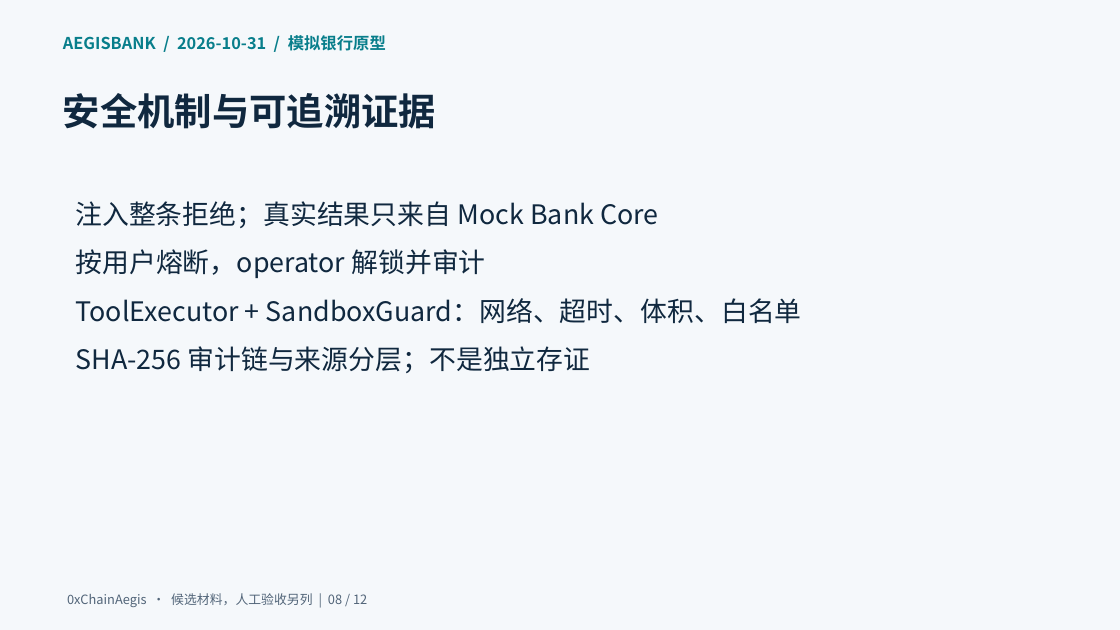
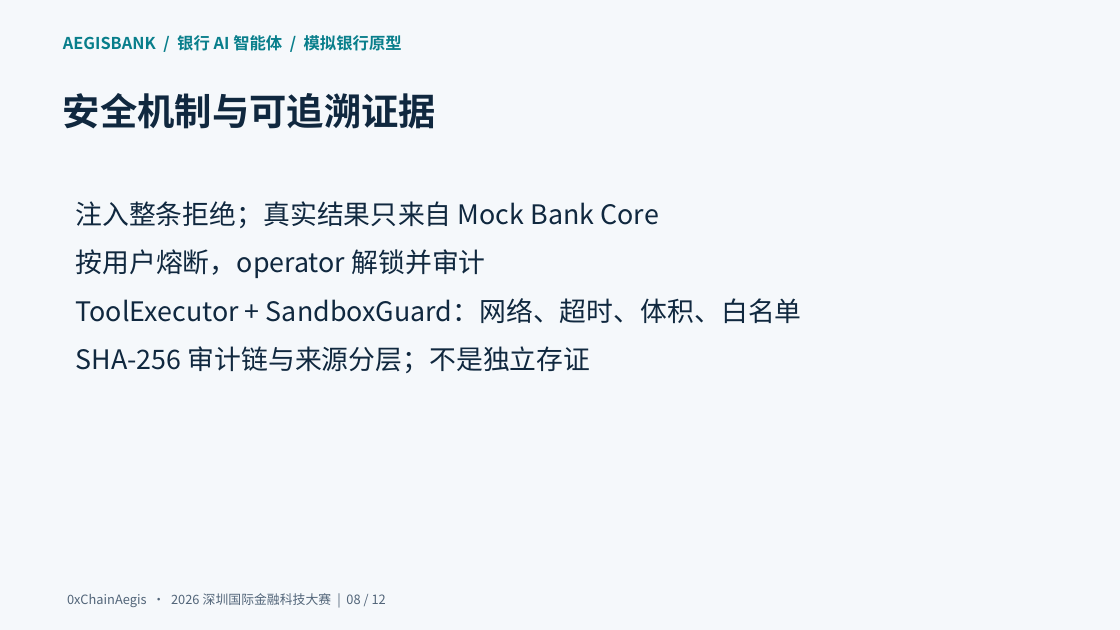
Before and after one commit to 0xChainAegis/aegisbank, a slide deck: slide 8 of deliverables/current/03-AegisBank-答辩材料.pptx. Drawn at 1120x630 pixels with LibreOffice and Linux fonts; fonts in the diff are those of the drawing. Boxes give left, top, right and bottom in pixels: in the first picture for what was removed or moved away, otherwise in the second. Text is boxed around its words. In the diff, an @@ line names an element or a change of style, - is before the commit and + after.

Commit message:
docs: 复测并更新参赛材料，与当前产品保持一致
docs: 复测并更新参赛材料，与当前产品保持一致

Status: verified

Gate: pass (10/31/2026 23:44:46) runner=wsl
Stages: encoding=pass lint=pass build=pass test=pass security=pass
Tree: 7a26f254de5cc83374f5373282159c6c39331140
Triage: t-20261031-2325-d947f1
Skills: office
Team: solo (be-root)
Role: committer(commit)
Verifier: self
Agent: unknown
Changed: 24 files

```diff
--- a/deliverables/current/03-AegisBank-答辩材料.pptx
+++ b/deliverables/current/03-AegisBank-答辩材料.pptx
@@ text at (x1=63, y1=35, x2=402, y2=51): text changed @@
-AEGISBANK / 2026-10-31 / 模拟银行原型
+AEGISBANK / 银行 AI 智能体 / 模拟银行原型
@@ text at (x1=67, y1=593, x2=386, y2=607): text changed @@
-0xChainAegis · 候选材料，人工验收另列 | 08 / 12
+0xChainAegis · 2026 深圳国际金融科技大赛 | 08 / 12
```
Also in this commit, not shown: 11 other slides changed, 23 other files.
